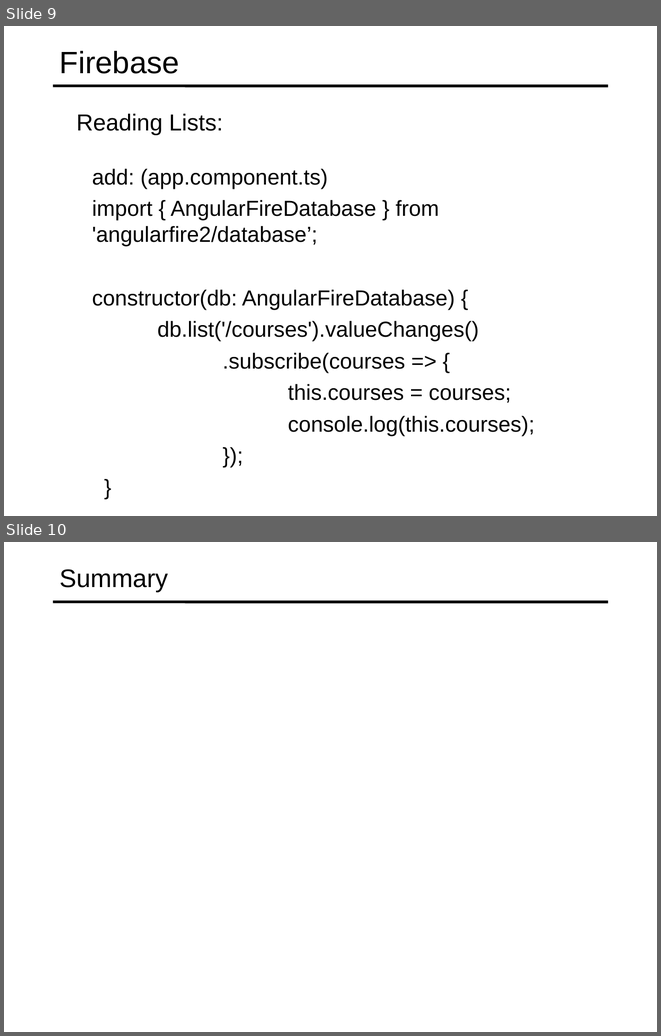
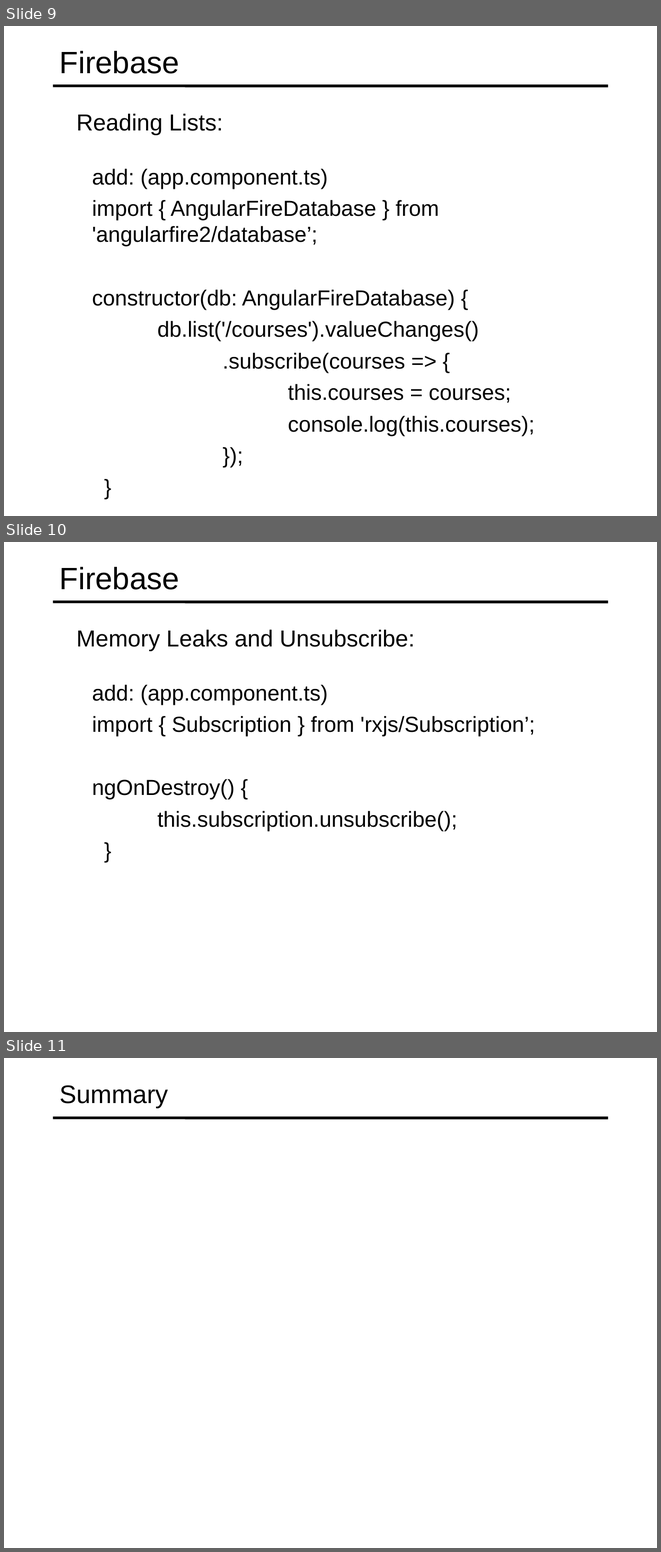
Before and after one commit to specter01wj/Jago_Link_Training, a slide deck: Angular/Angular7/Angular Advanced Course/Essentials/11.Building Real-time Server-less Apps with Firebase/L11_Building Real-time Server-less Apps with Firebase.ppt. Shown one above the other, each under a label of ours: slides 9 and 10 before the commit, slides 9, 10 and 11 after it. The pictures are 661x1036 and 661x1552 pixels, drawn with LibreOffice and Linux fonts; fonts in the diff are those of the drawing. Boxes give left, top, right and bottom in pixels: in the first picture for what was removed or moved away, otherwise in the second. Text is boxed around its words. In the diff, an @@ line names an element or a change of style, - is before the commit and + after.

Commit message:
10/15/2019 v1

```diff
--- a/Angular/Angular7/Angular Advanced Course/Essentials/11.Building Real-time Server-less Apps with Firebase/L11_Building Real-time Server-less Apps with Firebase.ppt
+++ b/Angular/Angular7/Angular Advanced Course/Essentials/11.Building Real-time Server-less Apps with Firebase/L11_Building Real-time Server-less Apps with Firebase.ppt
@@ slide 10 added at box(4, 542, 657, 1032), background #FFFFFF; not listed: 1 template element that a slide beside it also shows @@
@@ title added at box(60, 567, 179, 590), 34 pt, text #000000 @@
+Firebase
@@ text added at box(77, 629, 415, 651), 25.5 pt, text #000000 @@
+  Memory Leaks and Unsubscribe:
@@ text added at box(92, 685, 535, 831), 24 pt, text #000000 @@
+  add: (app.component.ts)
+  import { Subscription } from 'rxjs/Subscription’;
+  ngOnDestroy() {
+  this.subscription.unsubscribe();
+  }
@@ what was slide 10 is now slide 11 @@
```
